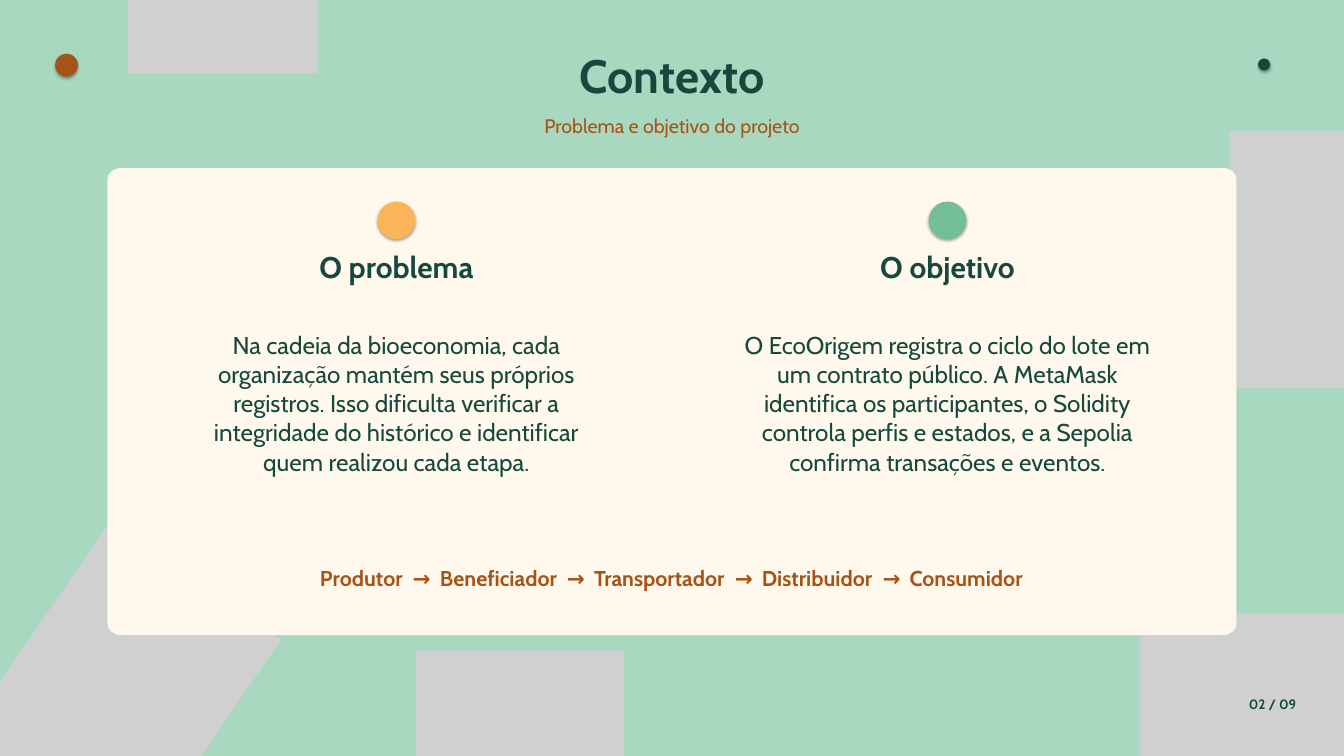
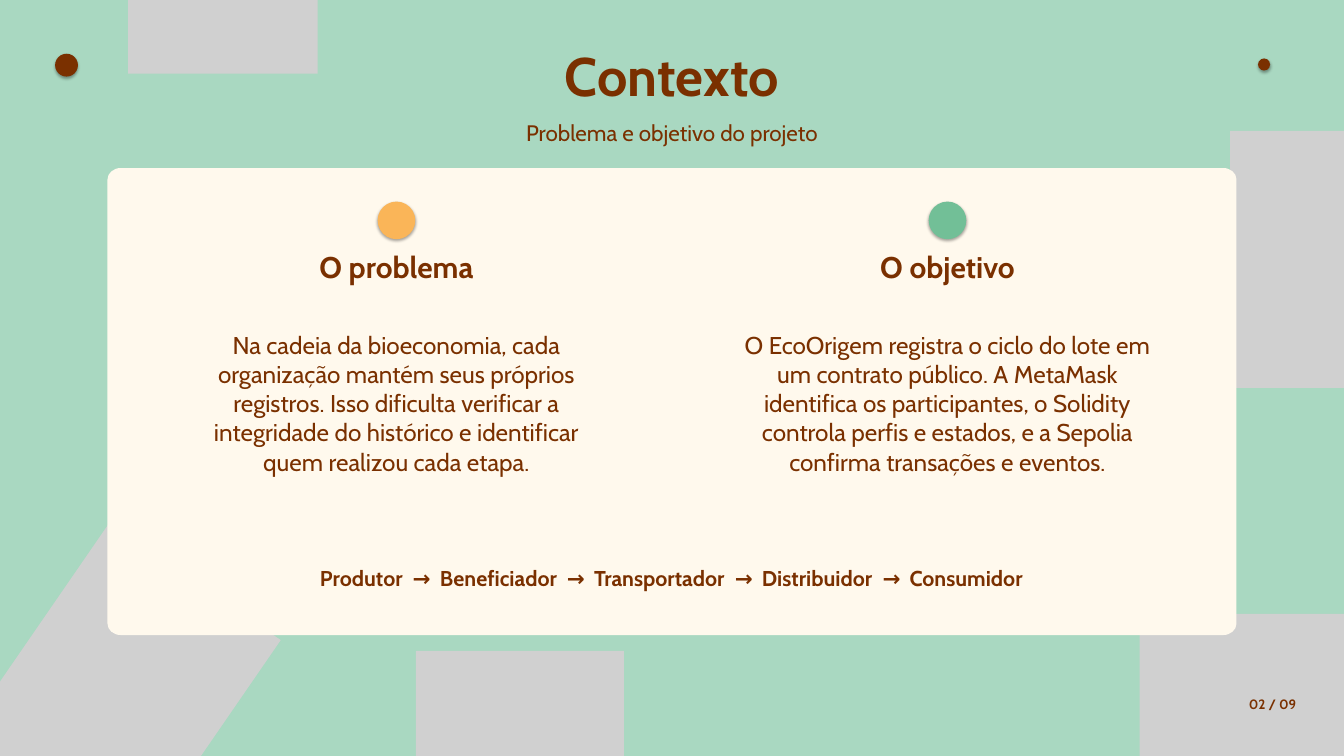
Before and after one commit to JulianaBallin/EcoOrigem, a slide deck: slide 2 of docs/slides/apresentacao-ecoorigem.pptx. Drawn at 1344x756 pixels with LibreOffice and Linux fonts; fonts in the diff are those of the drawing; grey boxes stand for pictures. Boxes give left, top, right and bottom in pixels: in the first picture for what was removed or moved away, otherwise in the second. Text is boxed around its words. In the diff, an @@ line names an element or a change of style, - is before the commit and + after.

Commit message:
fix(slides): larger titles, translucent arrows and orange text on green slides

```diff
--- a/docs/slides/apresentacao-ecoorigem.pptx
+++ b/docs/slides/apresentacao-ecoorigem.pptx
@@ ellipse at [55, 54, 78, 77]: fill #A65317 to #7A3000 @@
@@ text "Contexto" at [565, 57, 779, 97]: size 50 to 58 pt, text colour #17483D to #7A3000 @@
@@ ellipse at [1258, 58, 1270, 71]: fill #17483D to #7A3000 @@
@@ text "Problema e objetivo do projeto": place and size @@
-text "Problema e objetivo do projeto" at [544, 118, 799, 138]
+text "Problema e objetivo do projeto" at [526, 124, 818, 147]
@@ text "Problema e objetivo do projeto" at [526, 124, 818, 147]: size 21 to 24 pt, text colour #A65317 to #7A3000 @@
@@ text "Produtor → Beneficiador → Transportador ..." at [320, 570, 1023, 592]: text colour #A65317 to #7A3000 @@
@@ text colour #17483D to #7A3000 in 5 elements at [319, 255, 474, 285], [214, 335, 578, 477], [880, 255, 1015, 285], [745, 335, 1150, 476], [1249, 699, 1296, 709] @@
```
Also in this commit, not shown: 6 other slides changed, 1 other file.
